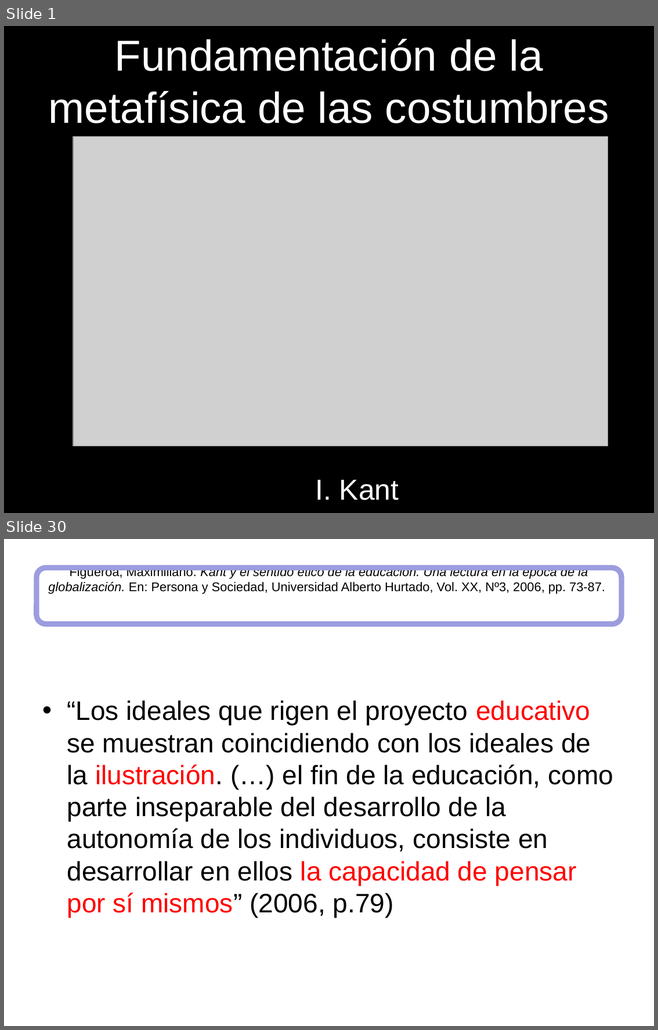
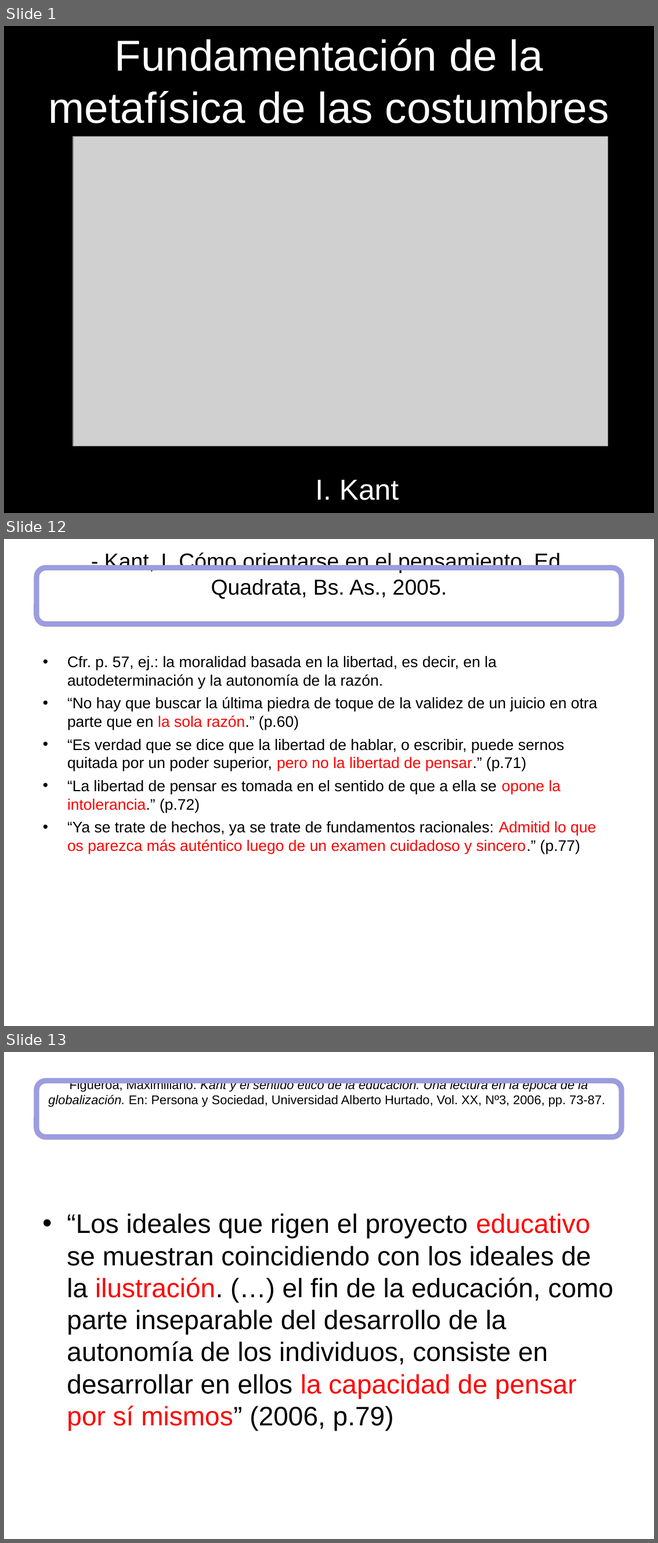
Before and after one commit to zaboltar/zaboltar.github.io, a slide deck: assets uarm/2023 1 UarmPCrit/kant fmc.ppt. Shown one above the other, each under a label of ours: slides 1 and 30 before the commit, slides 1, 12 and 13 after it; the slides between them are not shown. The pictures are 658x1030 and 658x1543 pixels, drawn with LibreOffice and Linux fonts; fonts in the diff are those of the drawing; grey boxes stand for pictures. Boxes give left, top, right and bottom in pixels: in the first picture for what was removed or moved away, otherwise in the second. Text is boxed around its words. In the diff, an @@ line names an element or a change of style, - is before the commit and + after.

```diff
--- a/assets uarm/2023 1 UarmPCrit/kant fmc.ppt
+++ b/assets uarm/2023 1 UarmPCrit/kant fmc.ppt
@@ slide 12 added at [4, 539, 654, 1026], background #FFFFFF @@
@@ title added at [104, 552, 566, 599], 24 pt, text #000000 @@
+- Kant, I. Cómo orientarse en el pensamiento. Ed. Quadrata, Bs. As., 2005.
@@ rounded rectangle added at [36, 567, 621, 624], outline #9C9CDF 6.01 pt @@
@@ text added at [67, 656, 597, 854], 17 pt, text #000000 @@
+• Cfr. p. 57, ej.: la moralidad basada en la libertad, es decir, en la autodeterminación y la autonomía de la razón.
+• “No hay que buscar la última piedra de toque de la validez de un juicio en otra parte que en la sola razón.” (p.60)
+• “Es verdad que se dice que la libertad de hablar, o escribir, puede sernos quitada por un poder superior, pero no la libertad de pensar.” (p.71)
+• “La libertad de pensar es tomada en el sentido de que a ella se opone la intolerancia.” (p.72)
+• “Ya se trate de hechos, ya se trate de fundamentos racionales: Admitid lo que os parezca más auténtico luego de un examen cuidadoso y sincero.” (p.77)
@@ what was slide 30 is now slide 13 @@
```
Also in this commit, not shown: 7 slides changed, 9 other slides added, 2 slides removed, 26 other files.
